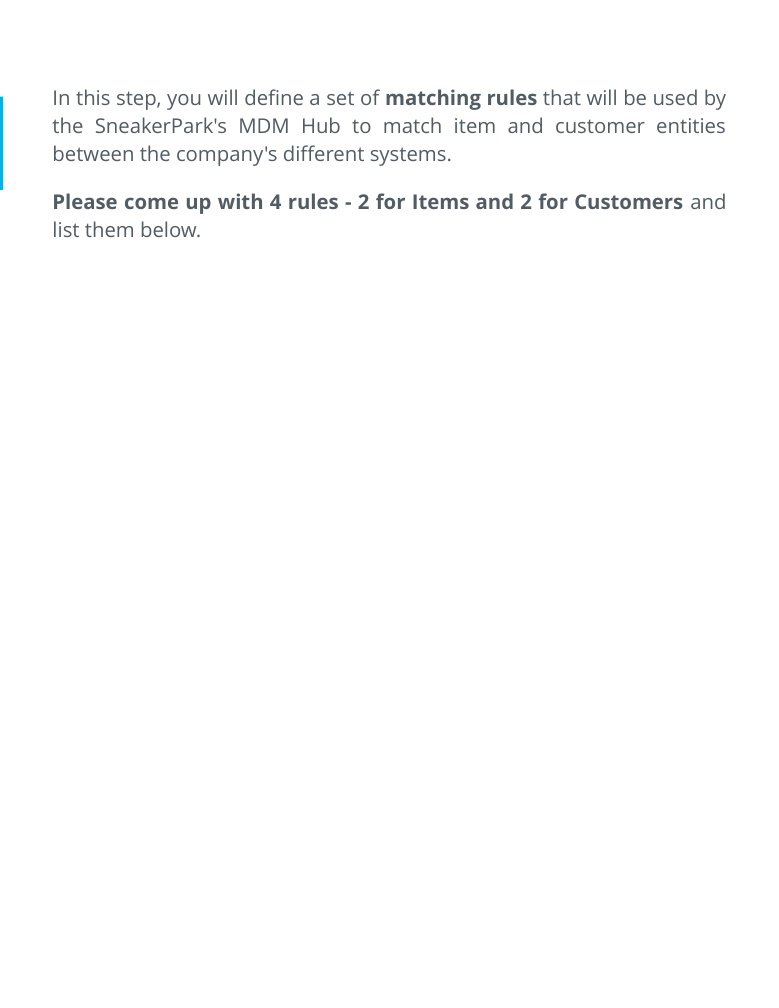
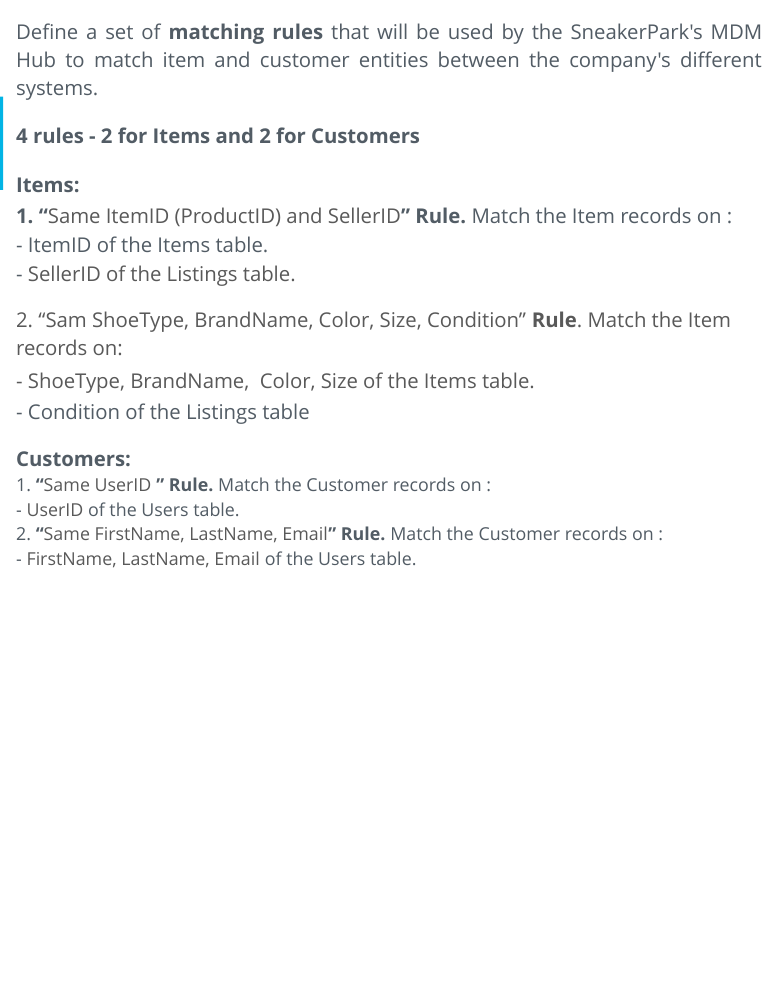
Before and after one commit to fuongcao/udacity-data-achitect, a slide deck: slide 18 of 4- Data Governance at SneakerPark/DataGovernanceAtSneakerPark.pptx (slide 19 before the commit). Drawn at 779x1008 pixels with LibreOffice and Linux fonts; fonts in the diff are those of the drawing. Boxes give left, top, right and bottom in pixels: in the first picture for what was removed or moved away, otherwise in the second. Text is boxed around its words. In the diff, an @@ line names an element or a change of style, - is before the commit and + after.

```diff
--- a/4- Data Governance at SneakerPark/DataGovernanceAtSneakerPark.pptx
+++ b/4- Data Governance at SneakerPark/DataGovernanceAtSneakerPark.pptx
@@ text at [16, 23, 762, 568]: text changed @@
-In this step, you will define a set of matching rules that will be used by the SneakerPark's MDM Hub to match item and customer entities between the company's different systems.
-Please come up with 4 rules - 2 for Items and 2 for Customers and list them below.
+Define a set of matching rules that will be used by the SneakerPark's MDM Hub to match item and customer entities between the company's different systems.
+4 rules - 2 for Items and 2 for Customers
+Items:
+1. “Same ItemID (ProductID) and SellerID” Rule. Match the Item records on :
+- ItemID of the Items table.
+- SellerID of the Listings table.
+2. “Sam ShoeType, BrandName, Color, Size, Condition” Rule. Match the Item records on:
+- ShoeType, BrandName, Color, Size of the Items table.
+- Condition of the Listings table
+Customers:
+1. “Same UserID ” Rule. Match the Customer records on :
+- UserID of the Users table.
+2. “Same FirstName, LastName, Email” Rule. Match the Customer records on :
+- FirstName, LastName, Email of the Users table.
```
Also in this commit, not shown: 6 other slides changed, 4 slides added, 6 slides removed, 1 other file.
